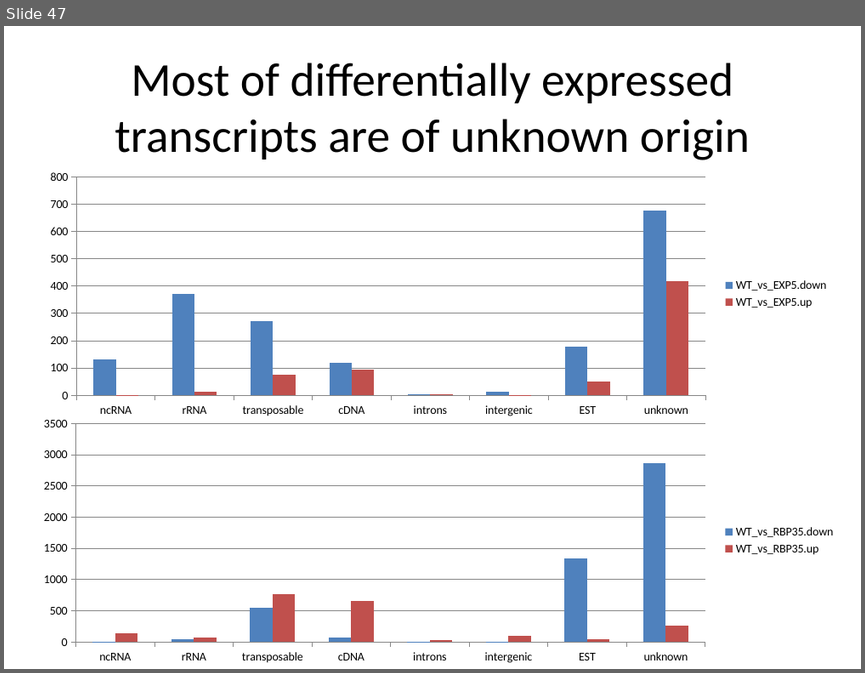
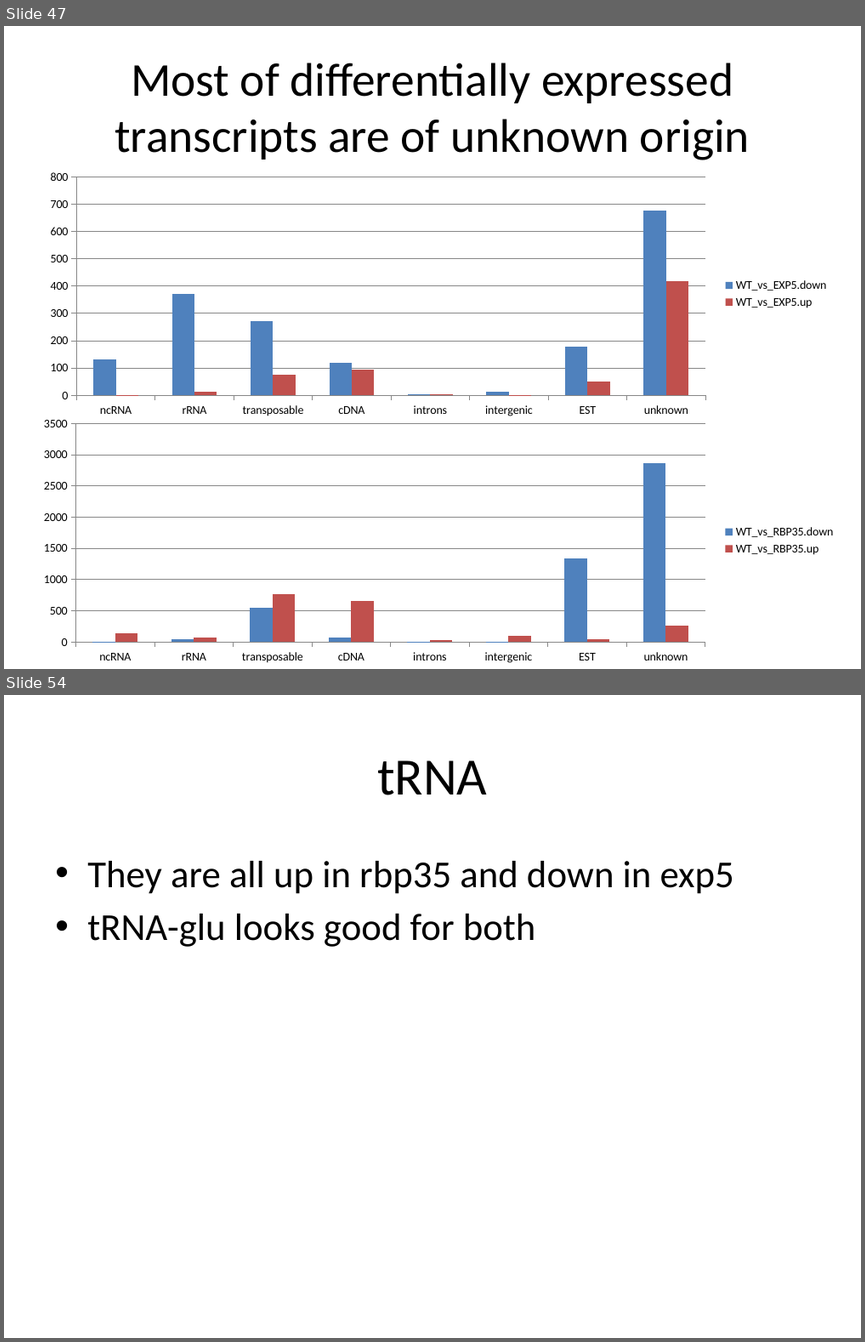
Before and after one commit to wilkinsonlab/m-oryzae-polya, a slide deck: doc/small/small_presentation.pptx. Shown one above the other, each under a label of ours: slide 47 before the commit, slides 47 and 54 after it; the slides between them are not shown. The pictures are 865x673 and 865x1342 pixels, drawn with LibreOffice and Linux fonts; fonts in the diff are those of the drawing. Boxes give left, top, right and bottom in pixels: in the first picture for what was removed or moved away, otherwise in the second. Text is boxed around its words. In the diff, an @@ line names an element or a change of style, - is before the commit and + after.

```diff
--- a/doc/small/small_presentation.pptx
+++ b/doc/small/small_presentation.pptx
@@ slide 54 added at bbox=[4, 695, 861, 1338], background #FFFFFF @@
@@ title added at bbox=[377, 760, 487, 795], 44 pt, text #000000 @@
+tRNA
@@ text added at bbox=[87, 861, 734, 947], 32 pt, text #000000 @@
+• They are all up in rbp35 and down in exp5
+• tRNA-glu looks good for both
```
Also in this commit, not shown: 9 other slides added, 3 other files.
